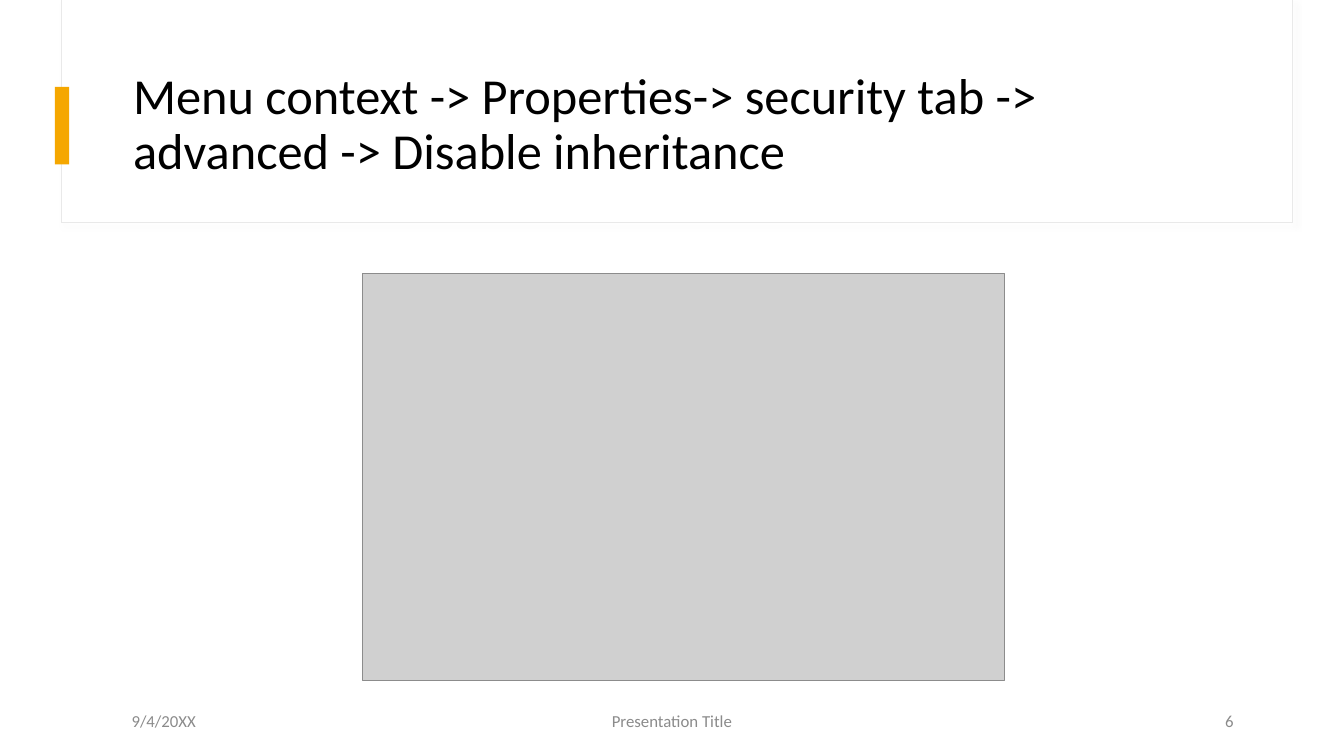
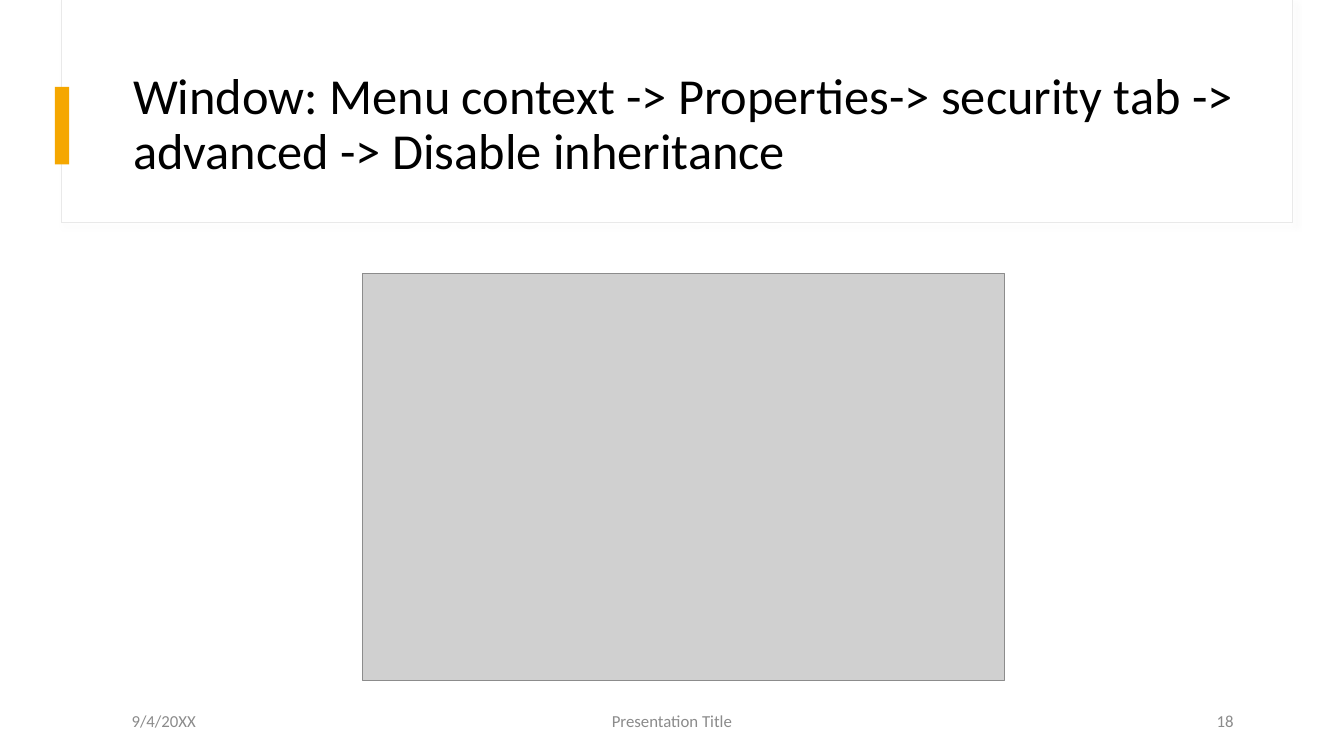
Before and after one commit to uzuhinta/aws_learning-resource, a slide deck: slide 18 of doc/EC2.pptx (slide 6 before the commit). Drawn at 1344x756 pixels with LibreOffice and Linux fonts; fonts in the diff are those of the drawing; grey boxes stand for pictures. Boxes give left, top, right and bottom in pixels: in the first picture for what was removed or moved away, otherwise in the second. Text is boxed around its words. In the diff, an @@ line names an element or a change of style, - is before the commit and + after.

```diff
--- a/doc/EC2.pptx
+++ b/doc/EC2.pptx
@@ title at <box>133,79,1181,170</box>: text changed @@
-Menu context -> Properties-> security tab -> advanced -> Disable inheritance
+Window: Menu context -> Properties-> security tab -> advanced -> Disable inheritance
@@ page number at <box>1217,715,1234,727</box>: text changed @@
-6
+18
```
Also in this commit, not shown: 5 other slides changed, 16 slides added, 3 slides removed, 5 other files.
